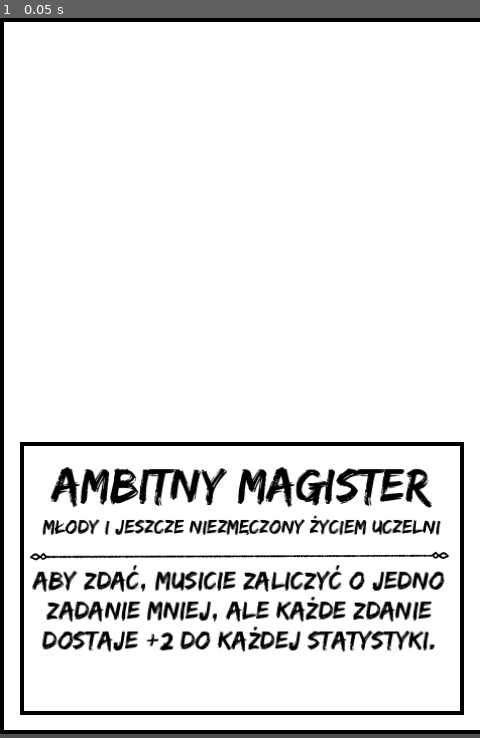
Above: before the commit, frame 1.
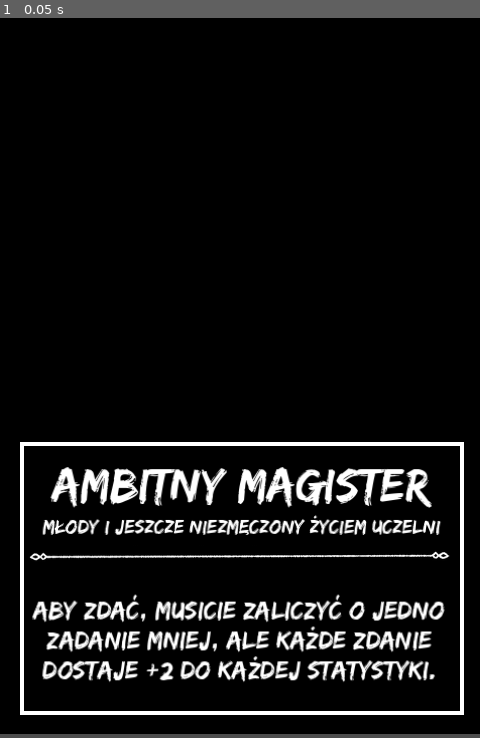
Above: after the commit, the same moment.

Repository: Kris0211/card_gen
Game: Godot game, scene res://cards/people/AmbitnyMagister.tscn
Two runs of this game, one before a commit and one after it. Both use one fixed random seed, a clock stepped at 60 frames per second and the inputs below. This scene is started directly instead of the project's main scene.
Inputs:
- Up to frame 1 (0.05 s): no input

The runs differ from the first frame. In frame 1, 96% of the frame differs, in the area x 0-100%, y 0-99%.

Commit message:
change: Profesors are in dark mode

Diff:
--- a/cards/people/AmbitnyMagister.tscn
+++ b/cards/people/AmbitnyMagister.tscn
@@ -1,12 +1,11 @@
-[gd_scene load_steps=2 format=3 uid="uid://b6q5tnsx1t2uy"]
+[gd_scene load_steps=2 format=3 uid="uid://bf2fgo6myl4q5"]
 
-[ext_resource type="PackedScene" uid="uid://b2nm0fw4a8i4t" path="res://logic/BasicCard.tscn" id="1_muith"]
+[ext_resource type="PackedScene" uid="uid://c8wugg86bkoaa" path="res://logic/BasicDarkCard.tscn" id="1_4ckns"]
 
-[node name="BasicCard" instance=ExtResource("1_muith")]
+[node name="BasicCard" instance=ExtResource("1_4ckns")]
 card_name = "Ambitny Magister"
 card_flavour = "Młody i jeszcze niezmęczony życiem uczelni"
 card_text = "Aby zdać, musicie zaliczyć o jedno zadanie mniej, ale każde zdanie dostaje +2 do każdej statystyki."
-center_text = false
 
 [node name="Name" parent="." index="3"]
 text = "[center]Ambitny Magister[/center]"
@@ -15,4 +14,5 @@
 text = "[center][i]Młody i jeszcze niezmęczony życiem uczelni[/i][/center]"
 
 [node name="CardText" parent="." index="6"]
-text = "[center]Aby zdać, musicie zaliczyć o jedno zadanie mniej, ale każde zdanie dostaje +2 do każdej statystyki.[/center]"
+text = "
+[center]Aby zdać, musicie zaliczyć o jedno zadanie mniej, ale każde zdanie dostaje +2 do każdej statystyki.[/center]"
--- a/cards/people/Doktorant.tscn
+++ b/cards/people/Doktorant.tscn
@@ -1,8 +1,8 @@
-[gd_scene load_steps=2 format=3 uid="uid://b0r62dumip8aa"]
+[gd_scene load_steps=2 format=3 uid="uid://dumx5et1uuv2s"]
 
-[ext_resource type="PackedScene" uid="uid://b2nm0fw4a8i4t" path="res://logic/BasicCard.tscn" id="1_8hvsu"]
+[ext_resource type="PackedScene" uid="uid://c8wugg86bkoaa" path="res://logic/BasicDarkCard.tscn" id="1_nqcok"]
 
-[node name="BasicCard" instance=ExtResource("1_8hvsu")]
+[node name="BasicCard" instance=ExtResource("1_nqcok")]
 card_name = "Doktorant"
 card_flavour = "Stara się jak tylko może."
 card_text = "Każdy student po zakończeniu rzutów musi przerzucić jedną ze swoich odłożonych kości."
--- a/cards/people/Humorzasty.tscn
+++ b/cards/people/Humorzasty.tscn
@@ -1,8 +1,8 @@
-[gd_scene load_steps=2 format=3 uid="uid://b3aj7640ab3nc"]
+[gd_scene load_steps=2 format=3 uid="uid://3ov6h4hx7xwi"]
 
-[ext_resource type="PackedScene" uid="uid://b2nm0fw4a8i4t" path="res://logic/BasicCard.tscn" id="1_umpqw"]
+[ext_resource type="PackedScene" uid="uid://c8wugg86bkoaa" path="res://logic/BasicDarkCard.tscn" id="1_2xxvy"]
 
-[node name="BasicCard" instance=ExtResource("1_umpqw")]
+[node name="BasicCard" instance=ExtResource("1_2xxvy")]
 card_name = "Humorzasty Doktor"
 card_flavour = "Bywają lepsze i gorsze dni..."
 card_text = "Po odkryciu zadania musicie przerzucić kość pokazującą wymaganą odwagę."
--- a/cards/people/MilyProdziekan.tscn
+++ b/cards/people/MilyProdziekan.tscn
@@ -1,8 +1,9 @@
-[gd_scene load_steps=2 format=3 uid="uid://dxudrejjpvm8l"]
+[gd_scene load_steps=2 format=3 uid="uid://dh5fg0ifjlt4l"]
 
-[ext_resource type="PackedScene" uid="uid://b2nm0fw4a8i4t" path="res://logic/BasicCard.tscn" id="1_5chdm"]
+[ext_resource type="PackedScene" uid="uid://c8wugg86bkoaa" path="res://logic/BasicDarkCard.tscn" id="1_aqelw"]
 
-[node name="BasicCard" instance=ExtResource("1_5chdm")]
+[node name="BasicCard" instance=ExtResource("1_aqelw")]
+scale = Vector2(1.00571, 0.995944)
 card_name = "Miły Prodziekan"
 card_flavour = "Aż podejrzanie miły..."
 card_text = "Po odkryciu zdania
--- a/cards/people/SiwyProfesor.tscn
+++ b/cards/people/SiwyProfesor.tscn
@@ -1,11 +1,11 @@
-[gd_scene load_steps=2 format=3 uid="uid://3ggn8gu3q4u2"]
+[gd_scene load_steps=2 format=3 uid="uid://xjlm5pfajvyj"]
 
-[ext_resource type="PackedScene" uid="uid://b2nm0fw4a8i4t" path="res://logic/BasicCard.tscn" id="1_qnr7h"]
+[ext_resource type="PackedScene" uid="uid://c8wugg86bkoaa" path="res://logic/BasicDarkCard.tscn" id="1_x2qh4"]
 
-[node name="BasicCard" instance=ExtResource("1_qnr7h")]
+[node name="BasicCard" instance=ExtResource("1_x2qh4")]
 card_name = "Siwy profesor"
 card_flavour = "Większość życia spędził na uczelni"
-card_text = "Każde zadanie po odkryciu dostaje +3 do wymaganej wiedzy, ale zarazem -1 do odwagi."
+card_text = "Każde zadanie po odkryciu dostaje +3 do wymaganej wiedzy, ale zarazem -2 do odwagi."
 
 [node name="Name" parent="." index="3"]
 text = "[center]Siwy profesor[/center]"
@@ -15,4 +15,4 @@
 
 [node name="CardText" parent="." index="6"]
 text = "
-[center]Każde zadanie po odkryciu dostaje +3 do wymaganej wiedzy, ale zarazem -1 do odwagi.[/center]"
+[center]Każde zadanie po odkryciu dostaje +3 do wymaganej wiedzy, ale zarazem -2 do odwagi.[/center]"
--- a/cards/people/RoztrzepanyWykładowca.tscn
+++ b/cards/people/ZakrecownyWykladowca.tscn
@@ -1,8 +1,8 @@
-[gd_scene load_steps=2 format=3 uid="uid://d1ac33npur83u"]
+[gd_scene load_steps=2 format=3 uid="uid://d21pkm1oo35wi"]
 
-[ext_resource type="PackedScene" uid="uid://b2nm0fw4a8i4t" path="res://logic/BasicCard.tscn" id="1_7yh2t"]
+[ext_resource type="PackedScene" uid="uid://c8wugg86bkoaa" path="res://logic/BasicDarkCard.tscn" id="1_khleo"]
 
-[node name="BasicCard" instance=ExtResource("1_7yh2t")]
+[node name="BasicCard" instance=ExtResource("1_khleo")]
 card_name = "Zakręcony Wykładowca"
 card_flavour = "Niczego nie można być przy nim pewnym"
 card_text = "Każdemu zadaniu towarzyszą dwa wydarzenia zamiast jednego."
